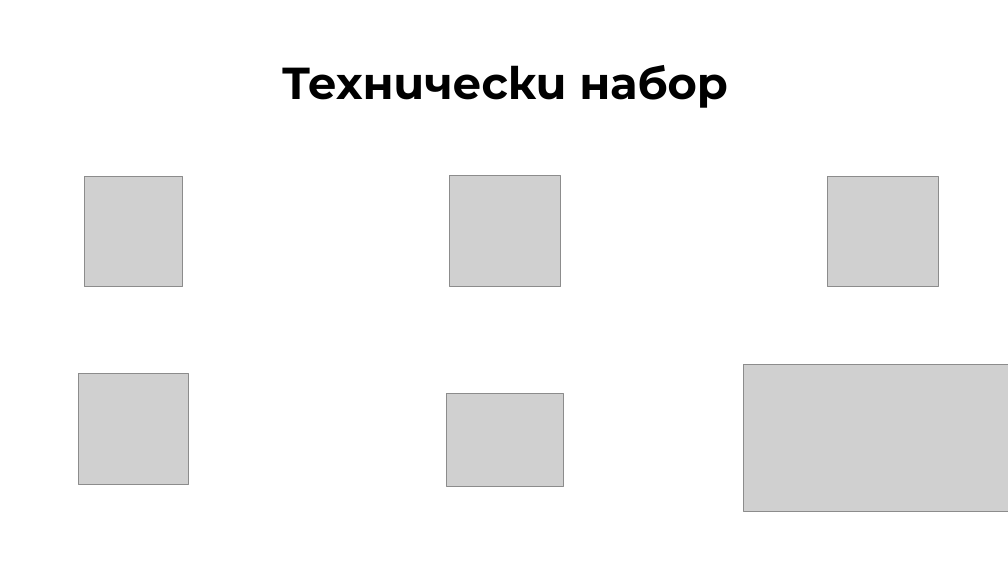
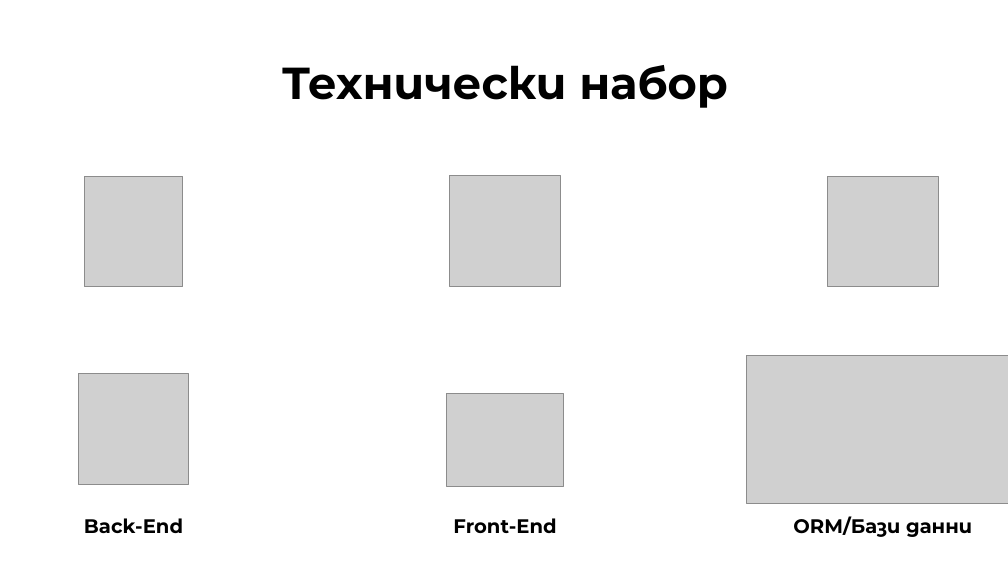
Before and after one commit to KKDinev20/Zira-2.0, a slide deck: slide 6 of documents/Zira - Presentation.pptx. Drawn at 1008x567 pixels with LibreOffice and Linux fonts; fonts in the diff are those of the drawing; grey boxes stand for pictures. Boxes give left, top, right and bottom in pixels: in the first picture for what was removed or moved away, otherwise in the second. Text is boxed around its words. In the diff, an @@ line names an element or a change of style, - is before the commit and + after.

```diff
--- a/documents/Zira - Presentation.pptx
+++ b/documents/Zira - Presentation.pptx
@@ picture: place and size @@
-picture at bbox=[744, 364, 1008, 512]
+picture at bbox=[747, 355, 1008, 503]
@@ text added at bbox=[84, 518, 183, 533], 14 pt, text #000000, bold @@
+Back-End
@@ text added at bbox=[453, 518, 556, 533], 14 pt, text #000000, bold @@
+Front-End
@@ text added at bbox=[793, 516, 972, 537], 14 pt, text #000000, bold @@
+ORM/Бази данни
```
Also in this commit, not shown: 4 other slides changed, 1 other file.
